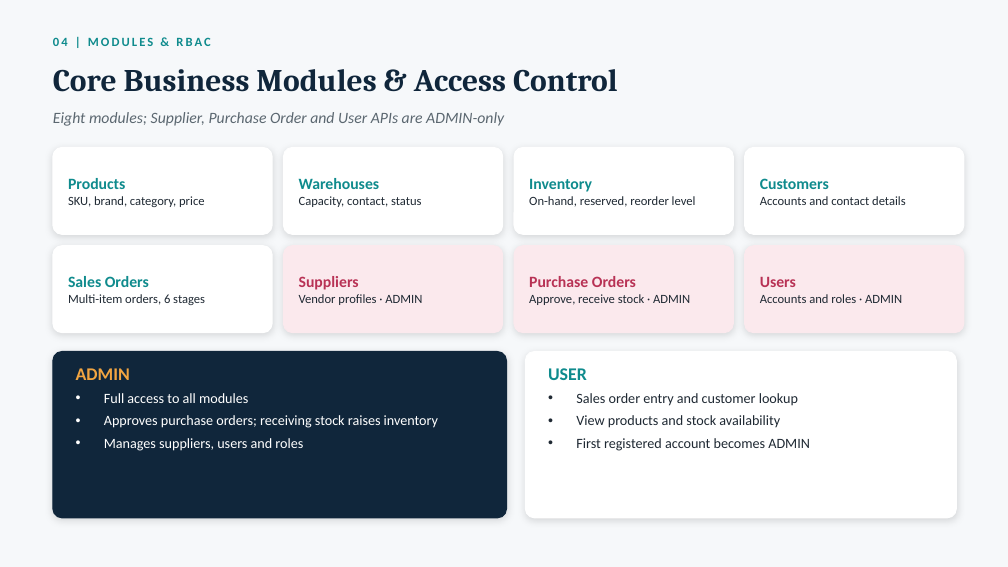
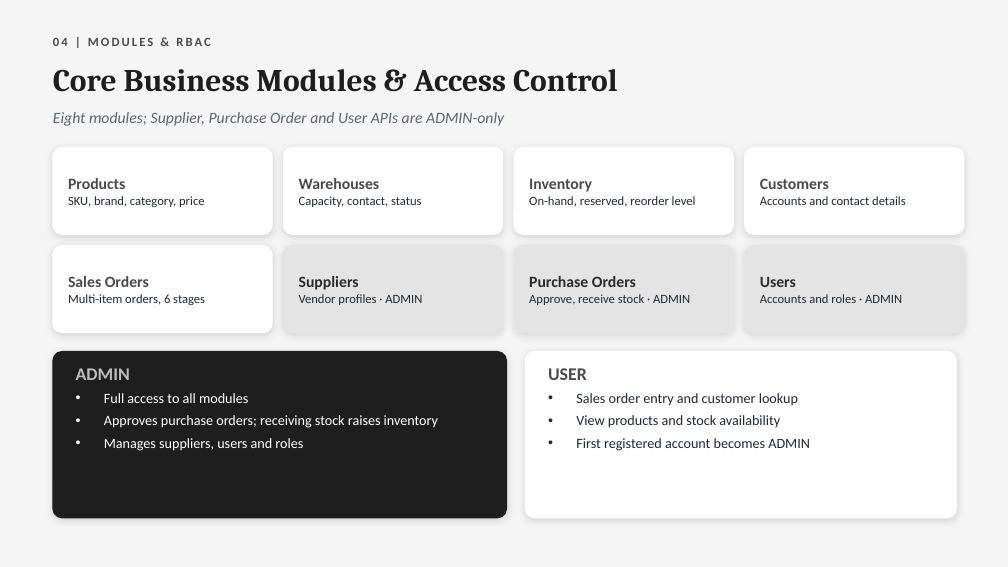
Before and after one commit to ajitkumarsaini02/retail-inventory-management-system, a slide deck: slide 5 of documents/Presentation.pptx. Drawn at 1008x567 pixels with LibreOffice and Linux fonts; fonts in the diff are those of the drawing. Boxes give left, top, right and bottom in pixels: in the first picture for what was removed or moved away, otherwise in the second. Text is boxed around its words. In the diff, an @@ line names an element or a change of style, - is before the commit and + after.

```diff
--- a/documents/Presentation.pptx
+++ b/documents/Presentation.pptx
@@ background #F6F8FA to #F5F5F5 @@
@@ text "04 | MODULES & RBAC" at box(53, 38, 210, 46): text colour #0F8B8D to #4A4A4A @@
@@ text "Core Business Modules & Access ..." at box(53, 69, 618, 92): text colour #10263B to #1E1E1E @@
@@ text at box(68, 178, 125, 189): text colour #0F8B8D to #4A4A4A in "Products" @@
@@ text at box(299, 178, 380, 189): text colour #0F8B8D to #4A4A4A in "Warehouses" @@
@@ text at box(529, 179, 592, 192): text colour #0F8B8D to #4A4A4A in "Inventory" @@
@@ text at box(760, 178, 829, 189): text colour #0F8B8D to #4A4A4A in "Customers" @@
@@ fill #FBE9ED to #E4E4E4; outline #FBE9ED 1 pt to #E4E4E4 1 pt in 3 elements at box(284, 246, 503, 333), box(514, 246, 734, 333), box(745, 246, 964, 333) @@
@@ text at box(68, 276, 149, 287): text colour #0F8B8D to #4A4A4A in "Sales Orders" @@
@@ text at box(299, 276, 359, 290): text colour #B83255 to #2B2B2B in "Suppliers" @@
@@ text at box(529, 276, 636, 287): text colour #B83255 to #2B2B2B in "Purchase Orders" @@
@@ text at box(760, 277, 796, 287): text colour #B83255 to #2B2B2B in "Users" @@
@@ rounded rectangle at box(53, 352, 507, 518): fill #10263B to #1E1E1E; outline #10263B 1 pt to #1E1E1E 1 pt @@
@@ text at box(76, 368, 130, 380): text colour #F2A541 to #BDBDBD in "ADMIN" @@
@@ text at box(548, 368, 587, 380): text colour #0F8B8D to #4A4A4A in "USER" @@
```
Also in this commit, not shown: 6 other slides changed, 1 other file.
